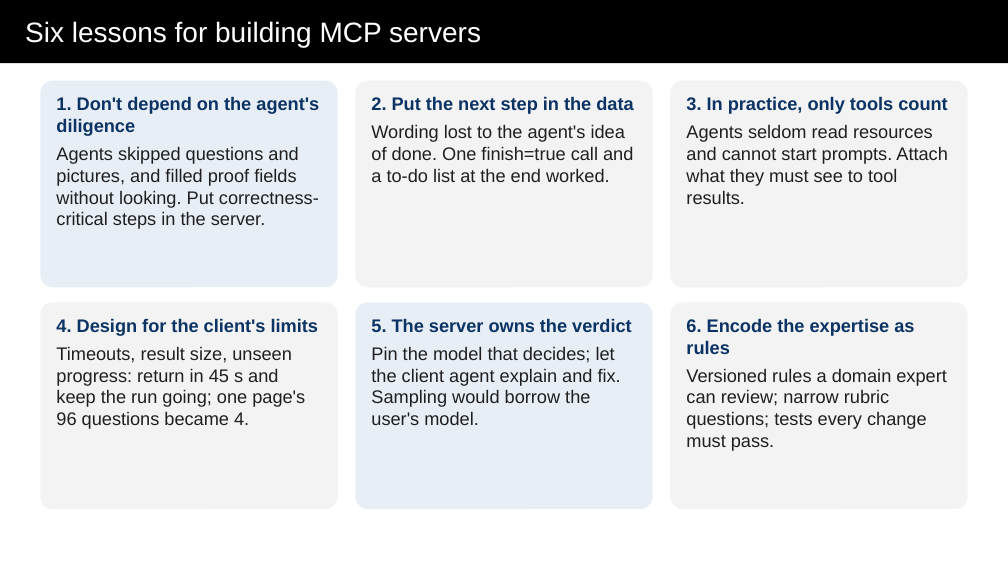
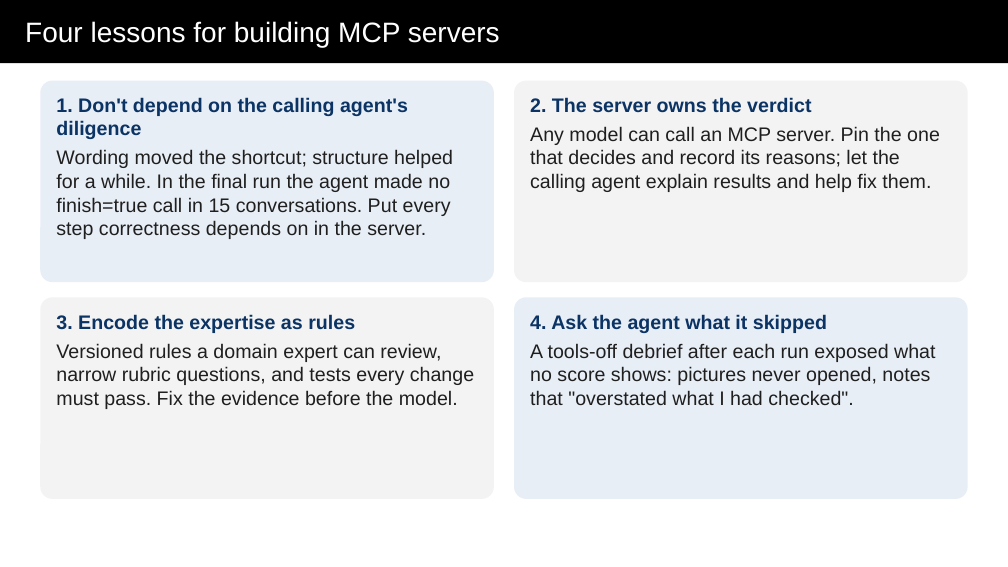
Before and after one commit to abbybowman/tobi508, a slide deck: slide 12 of docs/hackathon/out/TOBI-deck.pptx. Drawn at 1008x567 pixels with LibreOffice and Linux fonts; fonts in the diff are those of the drawing. Boxes give left, top, right and bottom in pixels: in the first picture for what was removed or moved away, otherwise in the second. Text is boxed around its words. In the diff, an @@ line names an element or a change of style, - is before the commit and + after.

```diff
--- a/docs/hackathon/out/TOBI-deck.pptx
+++ b/docs/hackathon/out/TOBI-deck.pptx
@@ title at [25,21,500,47]: text changed @@
-Six lessons for building MCP servers
+Four lessons for building MCP servers
@@ rounded rectangle: place and size @@
-rounded rectangle at [40,81,338,287]
+rounded rectangle at [40,81,494,282]
@@ rounded rectangle: place and size @@
-rounded rectangle at [355,81,652,287]
+rounded rectangle at [514,81,968,282]
@@ text at [56,97,453,239]: text changed; size 13 to 14 pt @@
-1. Don't depend on the agent's diligence
-Agents skipped questions and pictures, and filled proof fields without looking. Put correctness-critical steps in the server.
+1. Don't depend on the calling agent's diligence
+Wording moved the shortcut; structure helped for a while. In the final run the agent made no finish=true call in 15 conversations. Put every step correctness depends on in the server.
@@ text at [530,97,940,192]: text changed; size 13 to 14 pt @@
-2. Put the next step in the data
-Wording lost to the agent's idea of done. One finish=true call and a to-do list at the end worked.
+2. The server owns the verdict
+Any model can call an MCP server. Pin the one that decides and record its reasons; let the calling agent explain results and help fix them.
@@ text removed at [686,96,948,204] @@
-3. In practice, only tools count
-Agents seldom read resources and cannot start prompts. Attach what they must see to tool results.
@@ rounded rectangle: place and size @@
-rounded rectangle at [670,81,968,287]
+rounded rectangle at [40,297,494,499]
@@ rounded rectangle: place and size @@
-rounded rectangle at [40,302,338,509]
+rounded rectangle at [514,297,968,499]
@@ rounded rectangle at [514,297,968,499]: fill #F3F3F3 to #E8EEF6 @@
@@ text at [56,314,474,409]: text changed; size 13 to 14 pt @@
-6. Encode the expertise as rules
-Versioned rules a domain expert can review; narrow rubric questions; tests every change must pass.
+3. Encode the expertise as rules
+Versioned rules a domain expert can review, narrow rubric questions, and tests every change must pass. Fix the evidence before the model.
@@ rounded rectangle removed at [355,302,652,509] @@
@@ text removed at [371,318,632,425] @@
-5. The server owns the verdict
-Pin the model that decides; let the client agent explain and fix. Sampling would borrow the user's model.
@@ text at [530,314,935,405]: text changed; size 13 to 14 pt @@
-4. Design for the client's limits
-Timeouts, result size, unseen progress: return in 45 s and keep the run going; one page's 96 questions became 4.
+4. Ask the agent what it skipped
+A tools-off debrief after each run exposed what no score shows: pictures never opened, notes that "overstated what I had checked".
@@ rounded rectangle removed at [670,302,968,509] @@
```
Also in this commit, not shown: 3 other slides changed, 4 other files.
